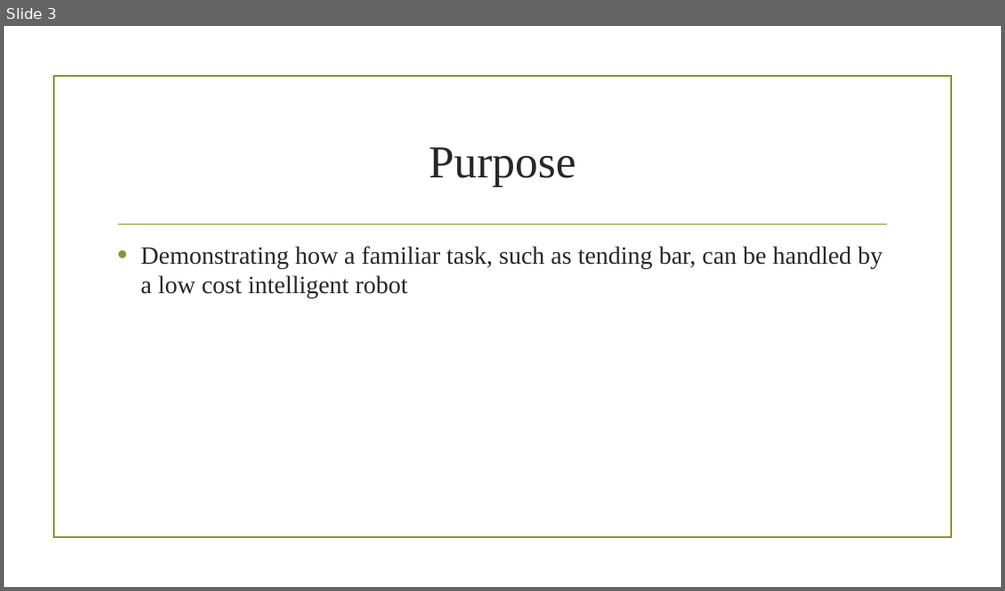
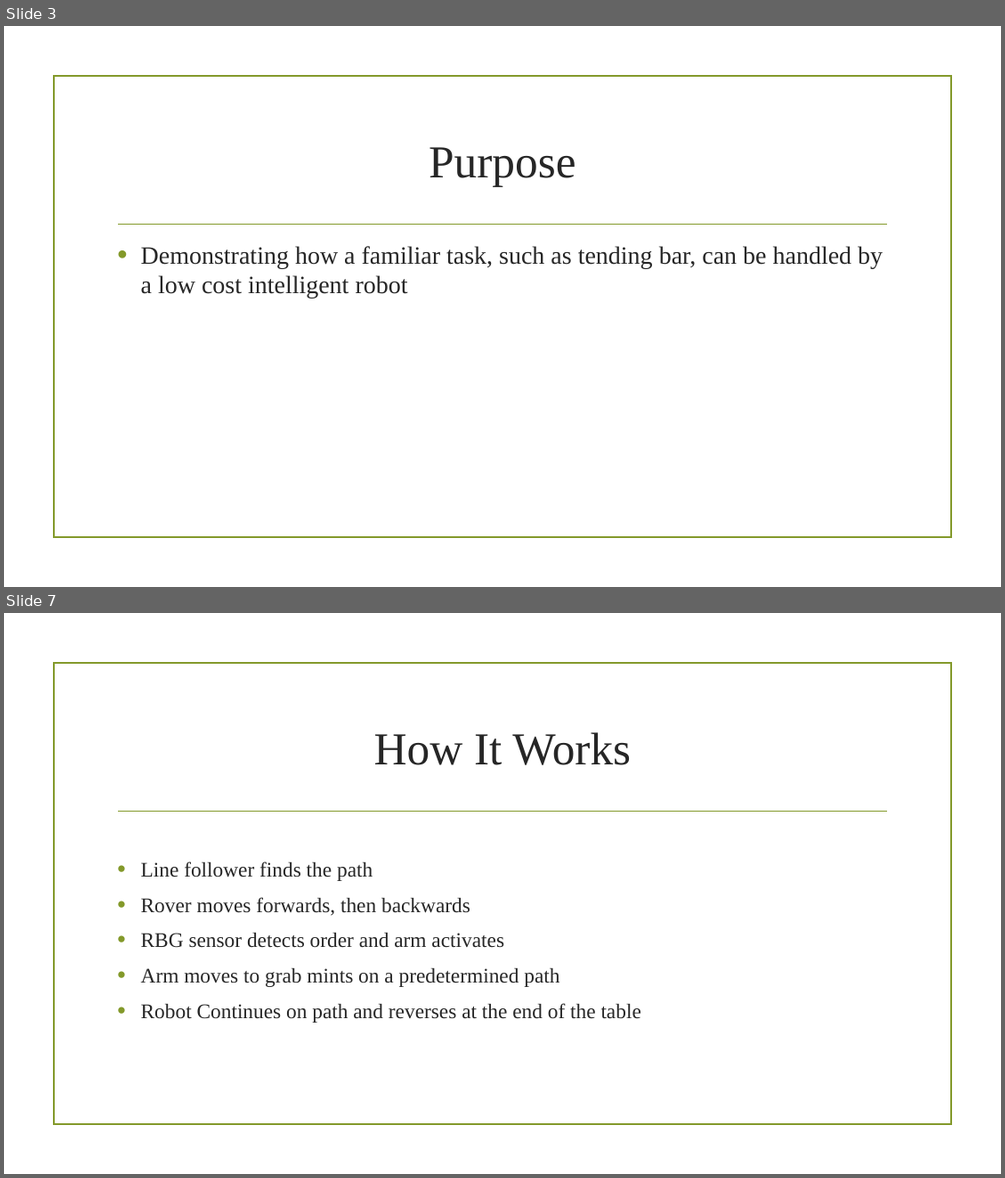
Before and after one commit to bwwagner/SP17-barbot, a slide deck: Presentation/conference-presentation.pptx. Shown one above the other, each under a label of ours: slide 3 before the commit, slides 3 and 7 after it; the slides between them are not shown. The pictures are 1005x591 and 1005x1178 pixels, drawn with LibreOffice and Linux fonts; fonts in the diff are those of the drawing; background and template pictures are left out. Boxes give left, top, right and bottom in pixels: in the first picture for what was removed or moved away, otherwise in the second. Text is boxed around its words. In the diff, an @@ line names an element or a change of style, - is before the commit and + after.

```diff
--- a/Presentation/conference-presentation.pptx
+++ b/Presentation/conference-presentation.pptx
@@ slide 7 added at bbox=[4, 613, 1001, 1174], background picture (left out); not listed: 2 template elements that a slide beside it also shows @@
@@ title added at bbox=[374, 732, 631, 765], 44 pt, text #262626 @@
+How It Works
@@ text added at bbox=[141, 861, 641, 1022], 20 pt, text #262626 @@
+• Line follower finds the path
+• Rover moves forwards, then backwards
+• RBG sensor detects order and arm activates
+• Arm moves to grab mints on a predetermined path
+• Robot Continues on path and reverses at the end of the table
```
Also in this commit, not shown: 2 slides changed, 4 other slides added, 1 slide removed.
